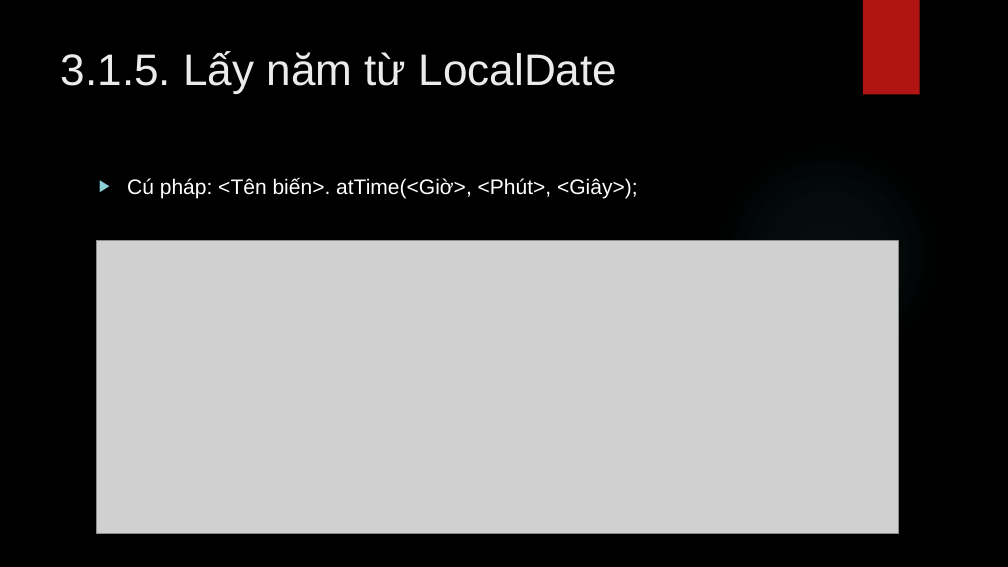
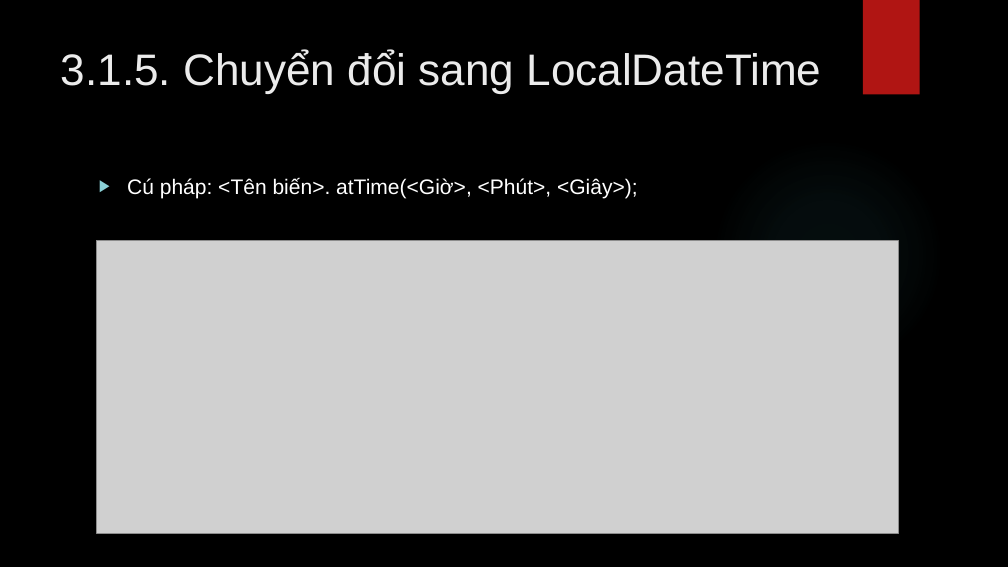
Before and after one commit to lequochai26/GDUTraining_Basic_Java_Web_Development, a slide deck: slide 27 of Slides/Day_4_2.pptx (slide 26 before the commit). Drawn at 1008x567 pixels with LibreOffice and Linux fonts; fonts in the diff are those of the drawing; grey boxes stand for pictures; background and template pictures are left out. Boxes give left, top, right and bottom in pixels: in the first picture for what was removed or moved away, otherwise in the second. Text is boxed around its words. In the diff, an @@ line names an element or a change of style, - is before the commit and + after.

```diff
--- a/Slides/Day_4_2.pptx
+++ b/Slides/Day_4_2.pptx
@@ title at (61, 49, 822, 93): text changed @@
-3.1.5. Lấy năm từ LocalDate
+3.1.5. Chuyển đổi sang LocalDateTime
```
Also in this commit, not shown: 1 other slide changed, 1 slide added.
